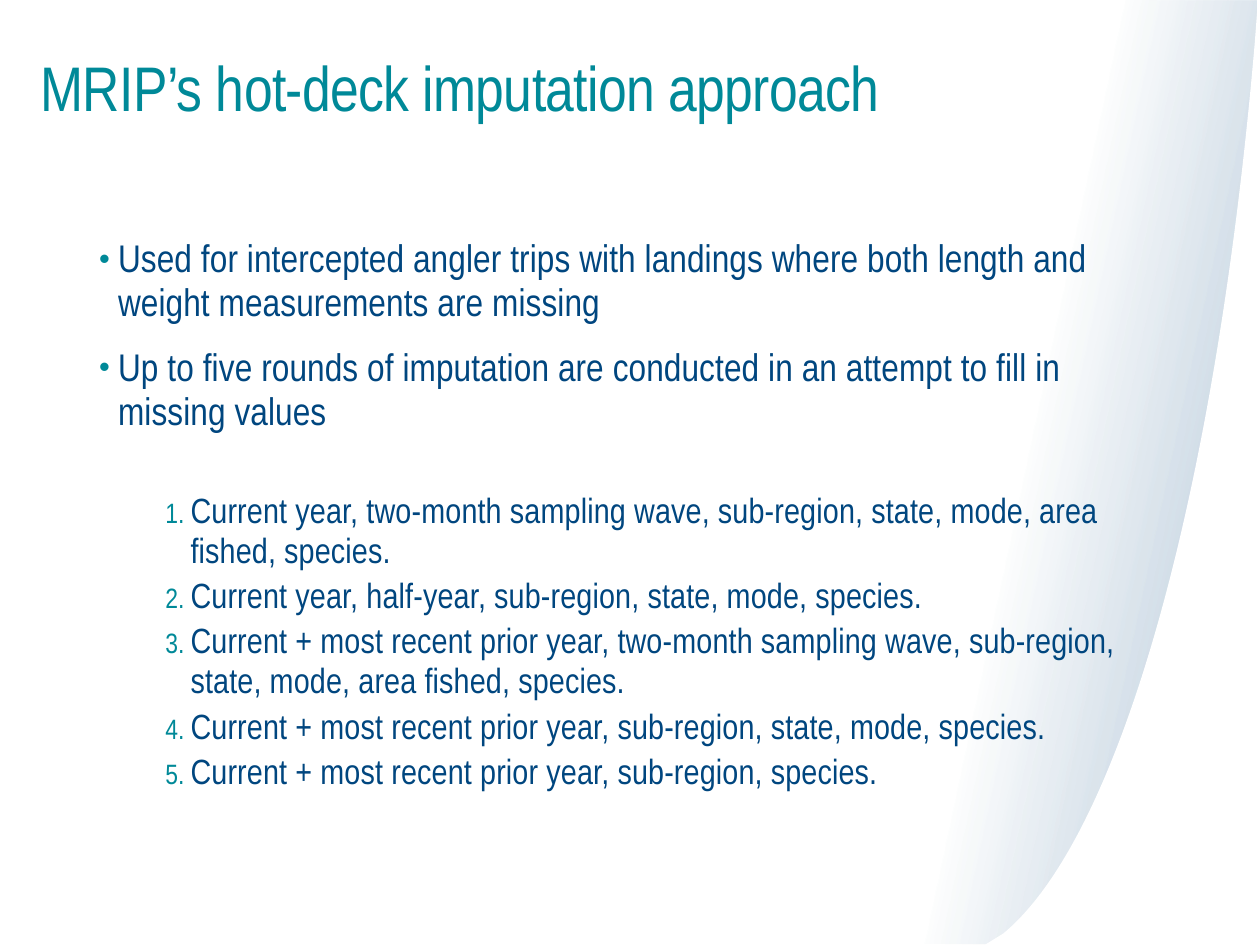
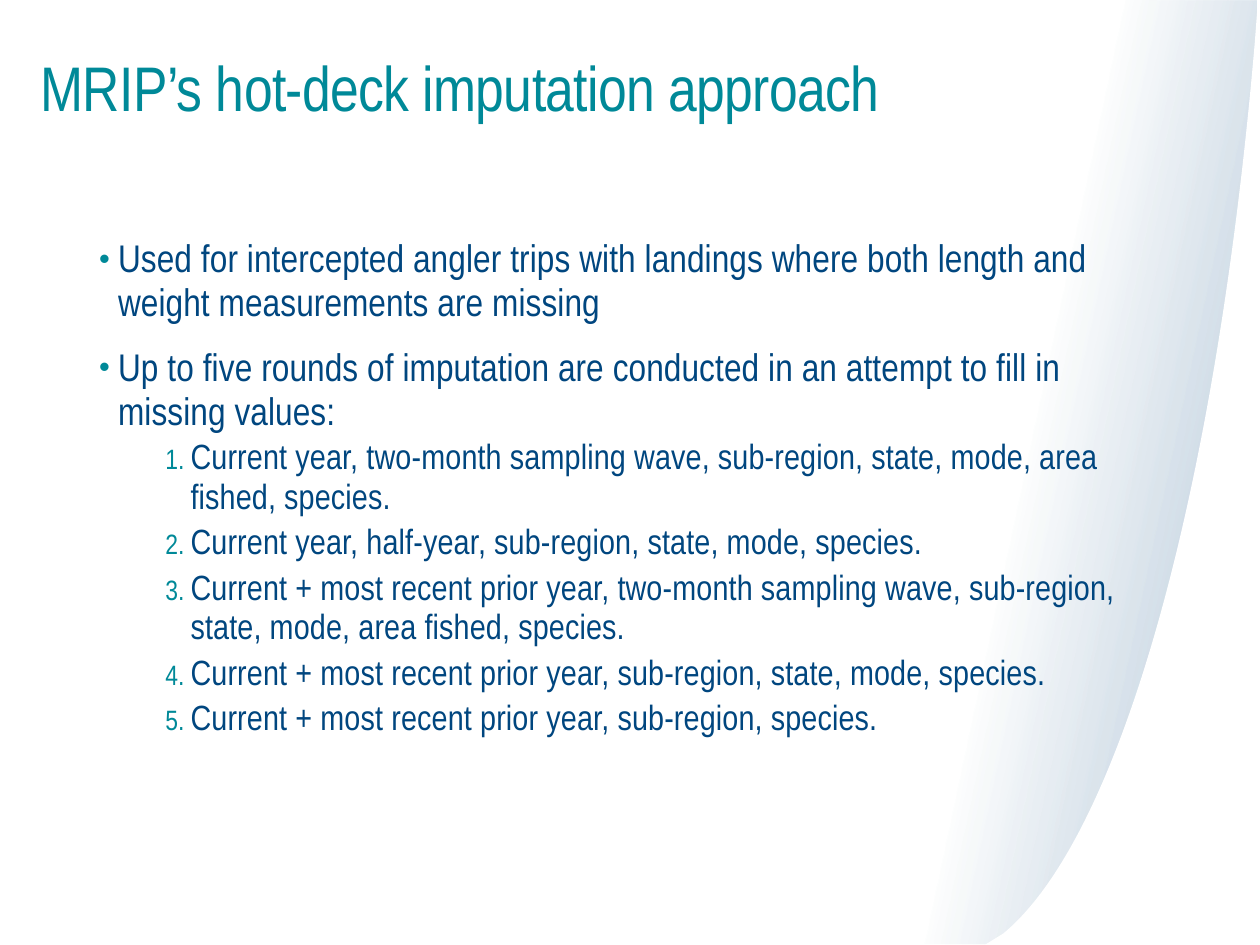
Before and after one commit to mle2718/flukeRDM, a slide deck: slide 8 of docs/TC meeting 6-20-25 Lou.pptx. Drawn at 1260x945 pixels with LibreOffice and Linux fonts; fonts in the diff are those of the drawing. Boxes give left, top, right and bottom in pixels: in the first picture for what was removed or moved away, otherwise in the second. Text is boxed around its words. In the diff, an @@ line names an element or a change of style, - is before the commit and + after.

```diff
--- a/docs/TC meeting 6-20-25 Lou.pptx
+++ b/docs/TC meeting 6-20-25 Lou.pptx
@@ text at (x1=118, y1=353, x2=1060, y2=433): text changed @@
-• Up to five rounds of imputation are conducted in an attempt to fill in missing values
+• Up to five rounds of imputation are conducted in an attempt to fill in missing values:
```
Also in this commit, not shown: 9 other slides changed, 8 slides added.
